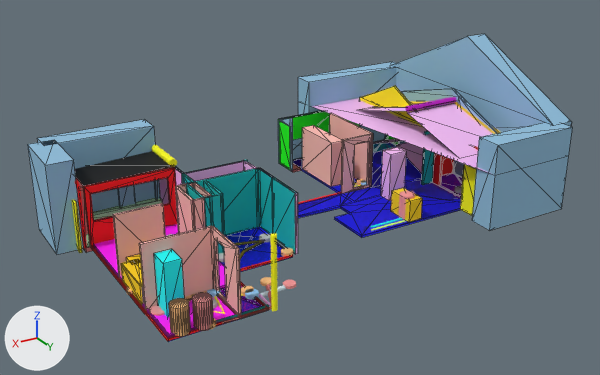
Two versions of the glTF model sample/renov.glb, one commit apart.
Before and after are seen from a 50 mm lens placed at (24.6, 32.2, 14.2), pointed at (9.1, 6.3, 1.2). The axes (+X, +Y, +Z) are drawn at lower left. The lights are the same throughout. The first picture is the older version. Mesh edges are drawn as thin lines on the coarser meshes.

Objects in the first picture: 'Affected Floor Area', 'Demolish Int Wall.002', 'Roof Masonry.001', 'Scaffold', 'Scaffold.001', 'Scaffold.002', 'Scaffold.003', 'Scaffold.004', 'Tarpaulin', 'Wall Int.007', 'Wall Int.008', 'Wardrobe Shelf Partial Height Laminate' and 91 more.
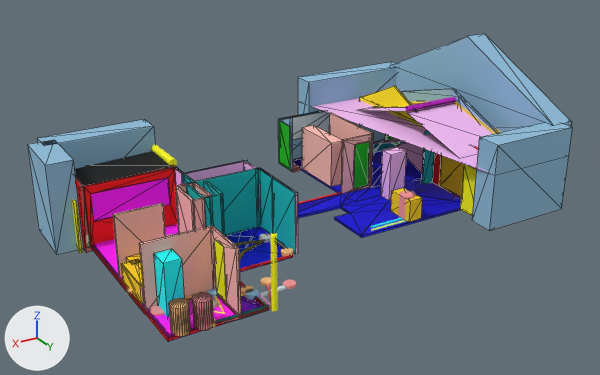
Location of each change, [x1, y1, x2, y2] in pixels of the pictures (600 x 375 px):
'Window Remove and Dump', added (pink)
    after: [91, 178, 170, 221]
'Door Remove and Keep', added
    after: [439, 155, 464, 197]
'Door Interior Standard', added (green)
    after: [354, 142, 370, 189]
'Window.002', added (pale blue)
    after: [287, 111, 330, 140]
'Door Interior Cavity Slider', added (yellow)
    after: [214, 239, 226, 301]
'Exterior Door Standard.001', added (green)
    after: [279, 121, 290, 170]

The change, as a diff of the scene's bpy script:
```diff
--- a/sample/renov.glb.py
+++ b/sample/renov.glb.py
@@ me_door_interior_cavity_slider @@
+me_door_interior_cavity_slider.from_pydata(...)  # a box spanning x 14.54..14.64, y 10.21..10.91, z 0.1..2.1
+me_door_interior_cavity_slider.materials.append(mat_1_000_1_000_0_000_1_00)  # yellow #ffff00
@@ me_door_interior_standard @@
+me_door_interior_standard.from_pydata(...)  # a box spanning x 5.1..5.85, y 5.27..5.37, z 0.1..2.1
+me_door_interior_standard.materials.append(mat_0_000_0_502_0_000_1_00)  # green #00bc00
@@ me_exterior_door_standard_001 @@
+me_exterior_door_standard_001.from_pydata(...)  # a box spanning x 6.86..6.99, y 0.94..1.94, z 0.0..2.1
+me_exterior_door_standard_001.materials.append(mat_0_000_0_502_0_000_1_00)  # green #00bc00
@@ me_window_002 @@
+me_window_002.from_pydata(...)  # a box spanning x 3.98..6.84, y 0.77..0.9, z 1.0..2.1
+me_window_002.materials.append(mat_0_678_0_847_0_902_1_00)  # pale blue #d7edf4
@@ me_door_remove_and_keep @@
+me_door_remove_and_keep.from_pydata(...)  # a box spanning x 2.25..2.35, y 6.81..8.6, z 0.0..2.1
+me_door_remove_and_keep.materials.append(mat_1_000_0_647_0_000_1_00)  # yellow #ffd200
@@ me_window_remove_and_dump @@
+me_window_remove_and_dump.from_pydata(...)  # a box spanning x 13.92..16.92, y 4.57..4.67, z 1.0..2.1
+me_window_remove_and_dump.materials.append(mat_1_000_0_000_1_000_1_00)  # pink #ff00ff
@@ ob_door_interior_cavity_slider @@
+ob_door_interior_cavity_slider = bpy.data.objects.new('Door Interior Cavity Slider', me_door_interior_cavity_slider)
+ob_door_interior_cavity_slider.location = (0.0, 0.0, 0.0)
@@ ob_door_interior_standard @@
+ob_door_interior_standard = bpy.data.objects.new('Door Interior Standard', me_door_interior_standard)
+ob_door_interior_standard.location = (0.0, 0.0, 0.0)
@@ ob_exterior_door_standard_001 @@
+ob_exterior_door_standard_001 = bpy.data.objects.new('Exterior Door Standard.001', me_exterior_door_standard_001)
+ob_exterior_door_standard_001.location = (0.0, 0.0, 0.0)
@@ ob_window_002 @@
+ob_window_002 = bpy.data.objects.new('Window.002', me_window_002)
+ob_window_002.location = (0.0, 0.0, 0.0)
@@ ob_door_remove_and_keep @@
+ob_door_remove_and_keep = bpy.data.objects.new('Door Remove and Keep', me_door_remove_and_keep)
+ob_door_remove_and_keep.location = (0.0, 0.0, 0.0)
@@ ob_window_remove_and_dump @@
+ob_window_remove_and_dump = bpy.data.objects.new('Window Remove and Dump', me_window_remove_and_dump)
+ob_window_remove_and_dump.location = (0.0, 0.0, 0.0)
```
